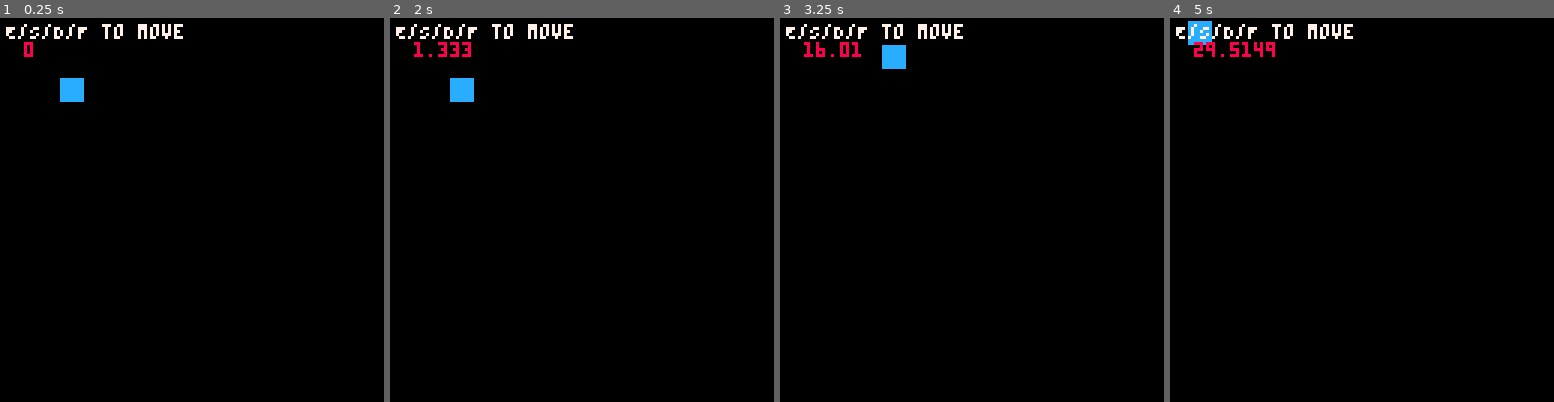
Above: before the commit, frames 1-4 (left to right).
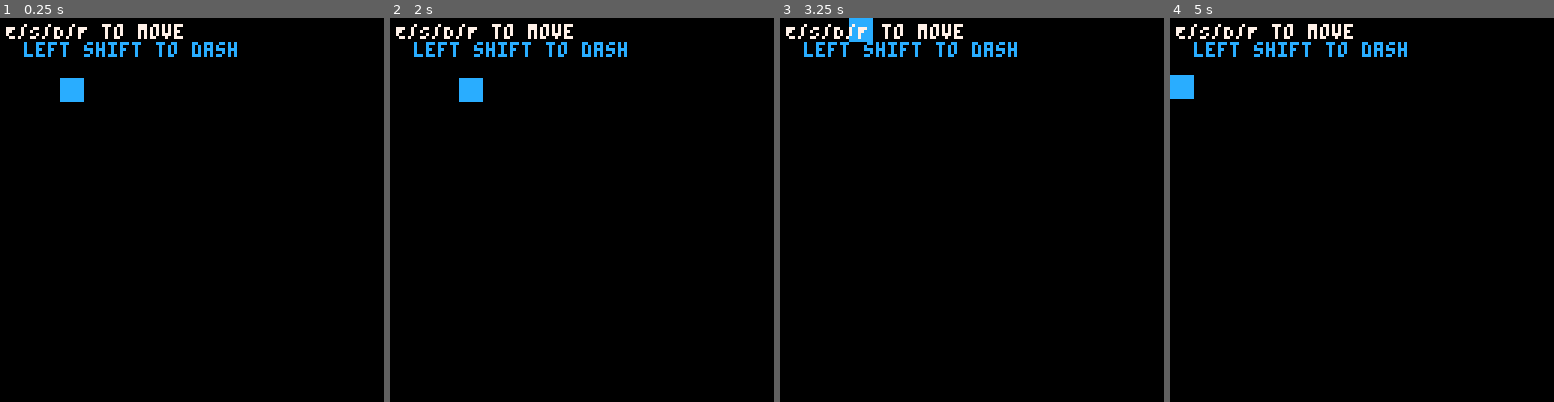
Above: after the commit, the same moments.

Repository: vmikelic/hop-PICO8
Game: PICO-8 cartridge hop.p8
The game is run twice, just before and just after one commit, with the same random seed, the same clock (stepped at 60 frames per second) and the same inputs.
Inputs:
- Up to frame 1 (0.25 s): no input
- Up to frame 2 (2 s): tap O (Z key) at 0.33, 0.7, 1.43 s; hold Left from 1.97 s (still down); hold P2 Right from 1.97 s (still down)
- Up to frame 3 (3.25 s): tap O (Z key) at 2.22, 3.1 s; release Left at 2.37 s; release P2 Right at 2.37 s; hold Down 2.42-2.82 s; hold P2 Up 2.42-2.82 s; hold Right from 2.87 s (still down); hold P2 Left from 2.87 s (still down)
- Up to frame 4 (5 s): release Right at 3.53 s; release P2 Left at 3.53 s; hold Up 3.58-4.08 s; hold P2 Down 3.58-4.08 s; tap O (Z key) at 3.98, 4.87 s; hold Right 4.13-4.53 s; hold P2 Left 4.13-4.53 s; hold Down from 4.58 s (still down); hold P2 Up from 4.58 s (still down)

The runs differ from the first frame. In frame 1, 0.9% of the frame differs, in the area x 6-62%, y 6-11%; in frame 2, 1.3%; in frame 3, 1.5%; in frame 4, 1.7%, in the area x 0-62%, y 0-22%.

Commit message:
added friction

Diff:
--- a/hop.p8
+++ b/hop.p8
@@ -8,10 +8,11 @@
     location_y = 20.0,
     velocity_x=0.0,
     velocity_y=0.0,
-    player_speed = 40.0,
+    player_speed = 4000.0,
     player_width = 10.0,
     player_height = 10.0,
-    player_status = 0 -- 0 = grounded, 1 = jumping
+    player_status = 0, -- 0 = grounded, 1 = jumping
+    timer = 0
 }
 
 -->8
@@ -43,8 +44,65 @@
 player_vars.velocity_x += acceleration.x * (1.0/60.0);
 player_vars.velocity_y += acceleration.y * (1.0/60.0);
 
-player_vars.location_x += player_vars.velocity_x * (1.0/60.0);
-player_vars.location_y += player_vars.velocity_y * (1.0/60.0);
+movement_x = player_vars.velocity_x * (1.0/60.0);
+if(player_vars.location_x + movement_x < 0) then
+    movement_x = 0;
+end
+if(player_vars.location_x + movement_x > 117) then
+    movement_x = 0;
+end
+player_vars.location_x += movement_x;
+
+movement_y = player_vars.velocity_y * (1.0/60.0);
+if(player_vars.location_y + movement_y < 0) then
+    movement_y = 0;
+end
+if(player_vars.location_y + movement_y > 117) then
+    movement_y = 0;
+end
+player_vars.location_y += movement_y;
+
+if (btn(4,1) and player_vars.timer == 0) then
+        player_vars.timer = player_vars.timer + 1;
+		player_vars.player_status = 1;
+else
+        player_vars.player_status = 0;
+end
+
+--friction based on halflife/pm_chared.c from https://github.com/ValveSoftware/halflife
+if (player_vars.timer <= 0) then
+		speed = vector_length(vector(player_vars.velocity_x,player_vars.velocity_y))
+        friction = 4;
+        drop = 0;
+        control = 0;
+        if (speed < 100) then
+            control = 100;
+        else
+            control = speed;
+        end
+        drop += (control*friction*(1/60));
+        newspeed = speed - drop;
+        if (newspeed < 0) then
+            newspeed = 0;
+        end
+        if (newspeed != speed) then
+            newspeed /= speed;
+        end
+        player_vars.velocity_x *= newspeed;
+        player_vars.velocity_y *= newspeed;
+        minus = vector_scale(vector(player_vars.velocity_x,player_vars.velocity_y),(1-newspeed));
+        player_vars.velocity_x -= minus.x;
+        player_vars.velocity_y -= minus.y;
+else
+        player_vars.timer = player_vars.timer + 1;
+        if (player_vars.timer > 5) then
+            player_vars.timer = -180;
+        end
+end
+
+if (player_vars.timer < 0) then
+            player_vars.timer = player_vars.timer + 1;
+end
 
 end
 -->8
@@ -52,9 +110,18 @@
 function _draw()
 
 cls()
-spr( 1, player_vars.location_x, player_vars.location_y)
+if (player_vars.player_status == 1) then
+		spr( 2, player_vars.location_x, player_vars.location_y)
+else
+        spr( 1, player_vars.location_x, player_vars.location_y)
+end
+
 print('E/S/D/F to move',2,2,7)
-print(vector_length(vector(player_vars.velocity_x,player_vars.velocity_y)),2+6,2+6,8)
+if (player_vars.timer < 0) then
+            print(player_vars.timer,2+6,2+6,8)
+else
+            print('left shift to dash',2+6,2+6,12)
+end
 
 end
 
@@ -66,6 +133,10 @@
         x=(sx and sx or 0),
         y=(sy and sy or 0),
     }
+end
+
+function vector_inner(v1,v2)
+    return ( (v1.x*v2.x) + (v1.y*v2.y) )
 end
 
 function vector_add(v1,v2)
@@ -102,11 +173,11 @@
     return x+y
 end
 __gfx__
-00000000cccccccc0000000000000000000000000000000000000000000000000000000000000000000000000000000000000000000000000000000000000000
-00000000cccccccc0000000000000000000000000000000000000000000000000000000000000000000000000000000000000000000000000000000000000000
-00700700cccccccc0000000000000000000000000000000000000000000000000000000000000000000000000000000000000000000000000000000000000000
-00077000cccccccc0000000000000000000000000000000000000000000000000000000000000000000000000000000000000000000000000000000000000000
-00077000cccccccc0000000000000000000000000000000000000000000000000000000000000000000000000000000000000000000000000000000000000000
-00700700cccccccc0000000000000000000000000000000000000000000000000000000000000000000000000000000000000000000000000000000000000000
-00000000cccccccc0000000000000000000000000000000000000000000000000000000000000000000000000000000000000000000000000000000000000000
-00000000cccccccc0000000000000000000000000000000000000000000000000000000000000000000000000000000000000000000000000000000000000000
+00000000cccccccc8888888800000000000000000000000000000000000000000000000000000000000000000000000000000000000000000000000000000000
+00000000cccccccc8888888800000000000000000000000000000000000000000000000000000000000000000000000000000000000000000000000000000000
+00700700cccccccc8888888800000000000000000000000000000000000000000000000000000000000000000000000000000000000000000000000000000000
+00077000cccccccc8888888800000000000000000000000000000000000000000000000000000000000000000000000000000000000000000000000000000000
+00077000cccccccc8888888800000000000000000000000000000000000000000000000000000000000000000000000000000000000000000000000000000000
+00700700cccccccc8888888800000000000000000000000000000000000000000000000000000000000000000000000000000000000000000000000000000000
+00000000cccccccc8888888800000000000000000000000000000000000000000000000000000000000000000000000000000000000000000000000000000000
+00000000cccccccc8888888800000000000000000000000000000000000000000000000000000000000000000000000000000000000000000000000000000000
